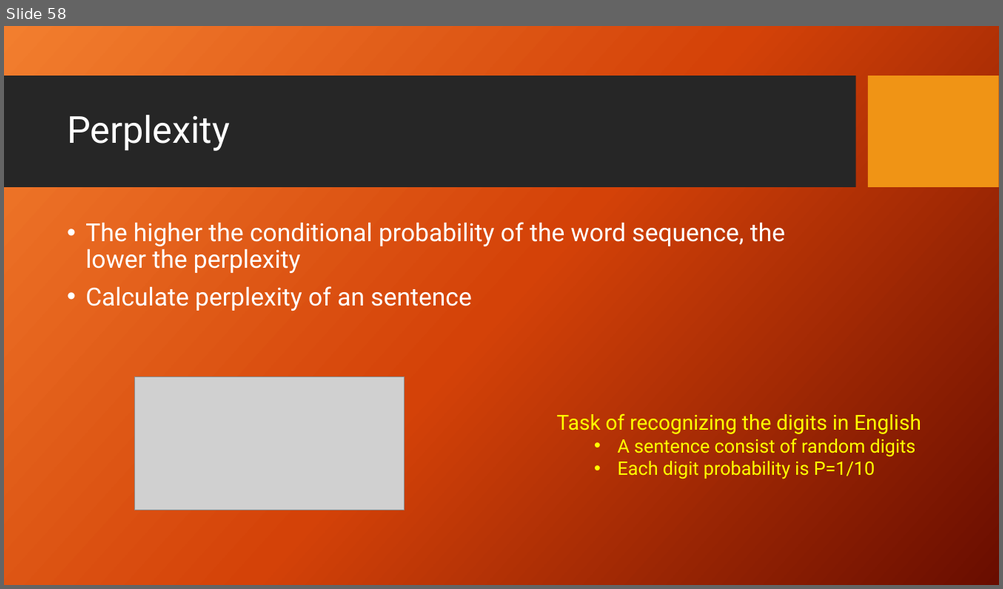
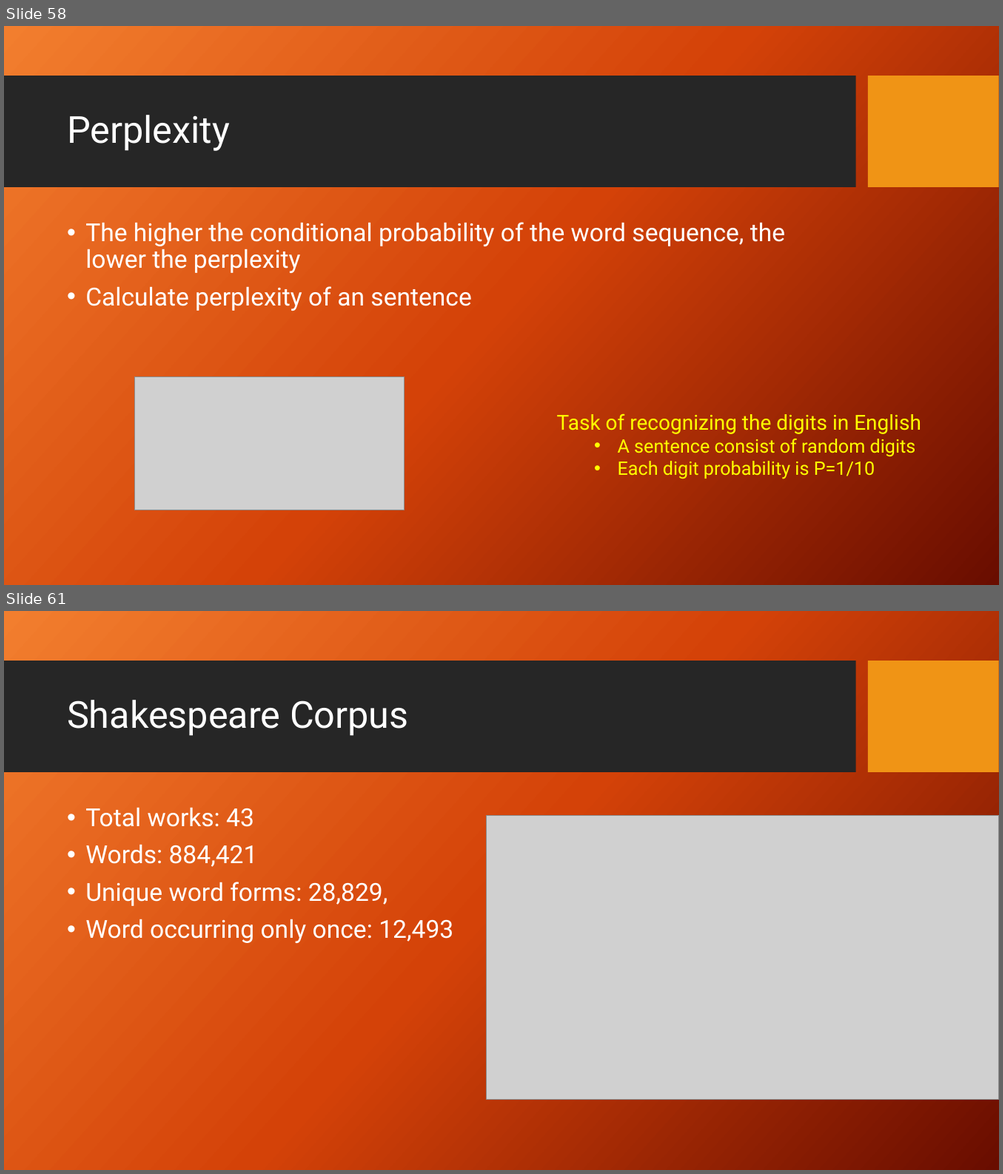
Before and after one commit to FaisalAhmedBijoy/Natural-Language-Processing-with-Python, a slide deck: docs/NLP_bangla_tutorial.pptx. Shown one above the other, each under a label of ours: slide 58 before the commit, slides 58 and 61 after it; the slides between them are not shown. The pictures are 1003x589 and 1003x1174 pixels, drawn with LibreOffice and Linux fonts; fonts in the diff are those of the drawing; grey boxes stand for pictures; background and template pictures are left out. Boxes give left, top, right and bottom in pixels: in the first picture for what was removed or moved away, otherwise in the second. Text is boxed around its words. In the diff, an @@ line names an element or a change of style, - is before the commit and + after.

```diff
--- a/docs/NLP_bangla_tutorial.pptx
+++ b/docs/NLP_bangla_tutorial.pptx
@@ slide 61 added at (x1=4, y1=611, x2=999, y2=1170), background picture (left out); not listed: 2 template elements that a slide beside it also shows @@
@@ title added at (x1=67, y1=700, x2=409, y2=736), 36 pt, text #FFFFFF @@
+Shakespeare Corpus
@@ text added at (x1=85, y1=807, x2=453, y2=943), 24 pt, text #FFFFFF @@
+• Total works: 43
+• Words: 884,421
+• Unique word forms: 28,829,
+• Word occurring only once: 12,493
@@ picture added at (x1=486, y1=815, x2=999, y2=1099) @@
```
Also in this commit, not shown: 7 other slides added.
